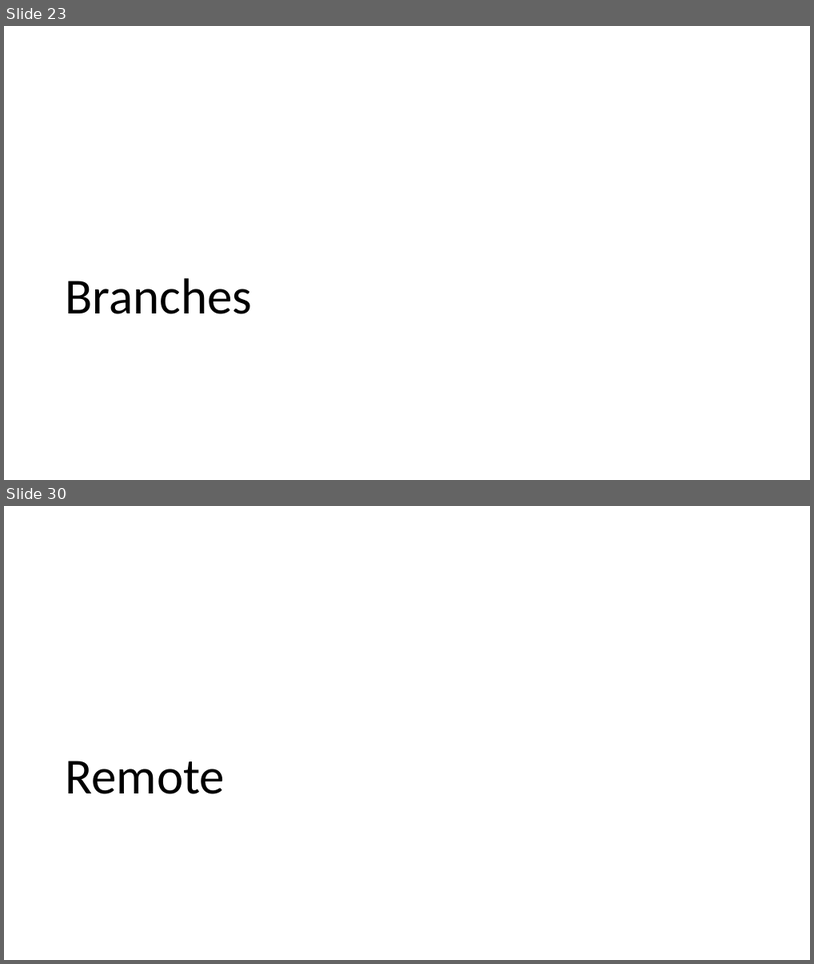
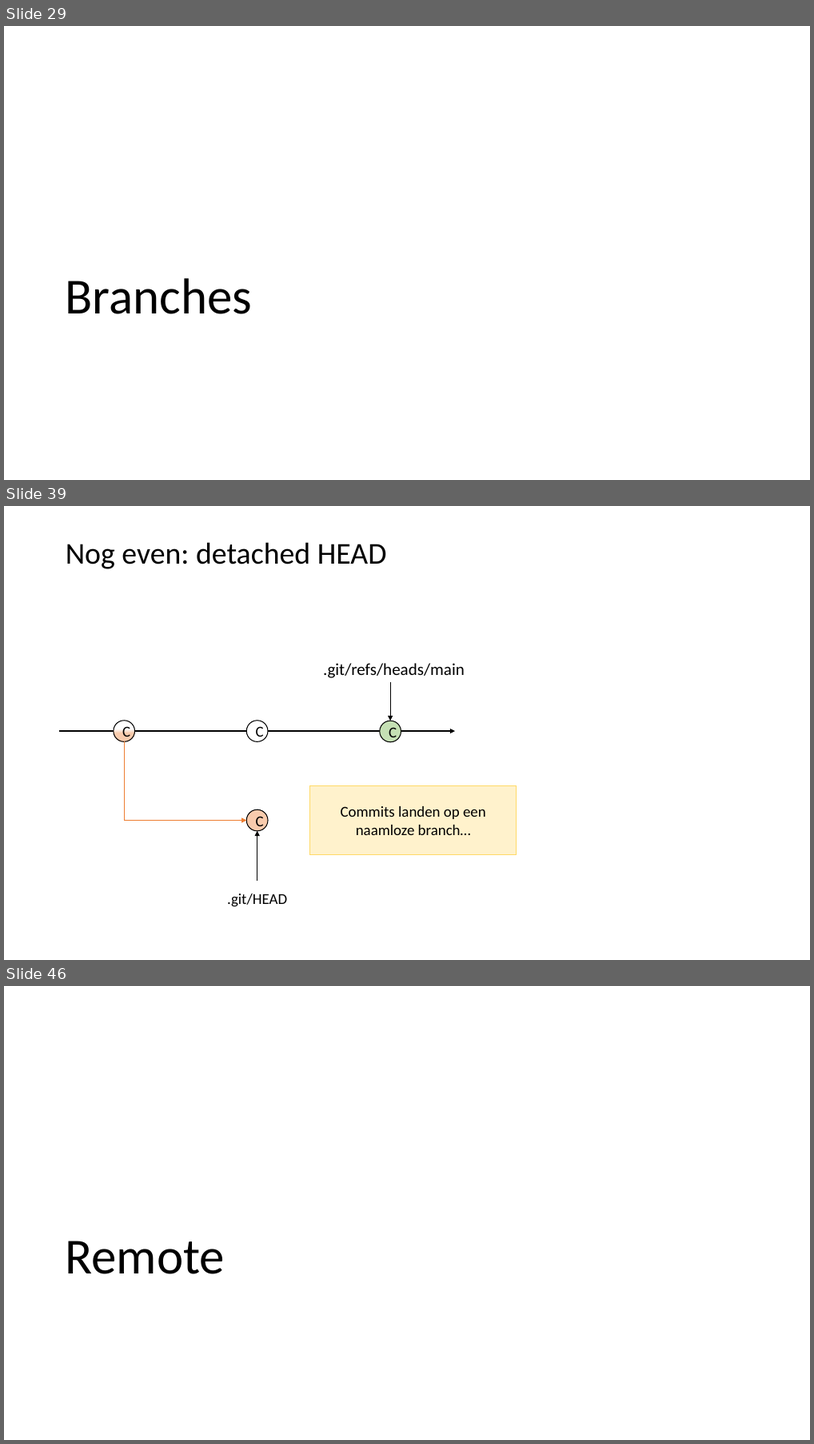
Before and after one commit to LFKoning/knowledge-sharing, a slide deck: git_course/1_basics/git_basic.pptx. Shown one above the other, each under a label of ours: slides 23 and 30 before the commit, slides 29, 39 and 46 after it; the slides between them are not shown. The pictures are 814x964 and 814x1444 pixels, drawn with LibreOffice and Linux fonts; fonts in the diff are those of the drawing. Boxes give left, top, right and bottom in pixels: in the first picture for what was removed or moved away, otherwise in the second. Text is boxed around its words. In the diff, an @@ line names an element or a change of style, - is before the commit and + after.

```diff
--- a/git_course/1_basics/git_basic.pptx
+++ b/git_course/1_basics/git_basic.pptx
@@ slide 39 added at (4,506,810,960), background #FFFFFF @@
@@ title added at (66,542,387,569), 36 pt, text #000000 @@
+Nog even: detached HEAD
@@ text added at (323,663,465,678), 20 pt, text #000000 @@
+.git/refs/heads/main
@@ arrow added from (390, 682) to (390, 720), #000000 1 pt @@
@@ group added at (60,720,455,742): 3 ellipses, 1 arrow @@
+C
+C
+C
@@ elbow arrow added from (124, 741) to (246, 820), #ED7D31 1 pt @@
@@ rectangle added at (310,786,516,855), fill #FFF2CC, outline #FFD966 1 pt, 18 pt, text #000000 @@
+Commits landen op een naamloze branch…
@@ ellipse added at (246,810,268,831), fill #F8CBAD, outline #000000 1 pt, 18 pt, text #000000 @@
+C
@@ arrow added from (258, 880) to (258, 831), #000000 1 pt @@
@@ rectangle added at (198,880,317,916), fill #FFFFFF, outline #FFFFFF 1 pt, 18 pt, text #000000 @@
+.git/HEAD
@@ what was slide 23 is now slide 29 @@
@@ what was slide 30 is now slide 46 @@
```
Also in this commit, not shown: 7 slides changed, 15 other slides added, 1 other file.
